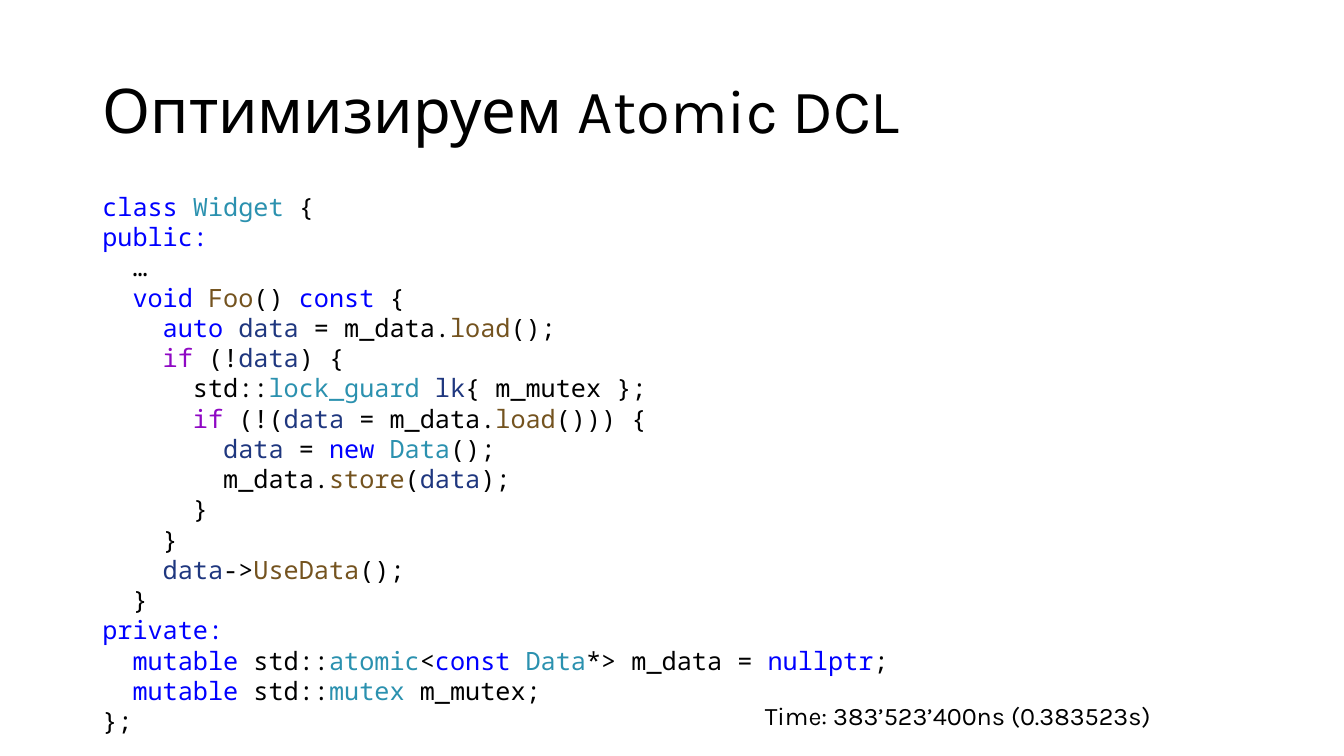
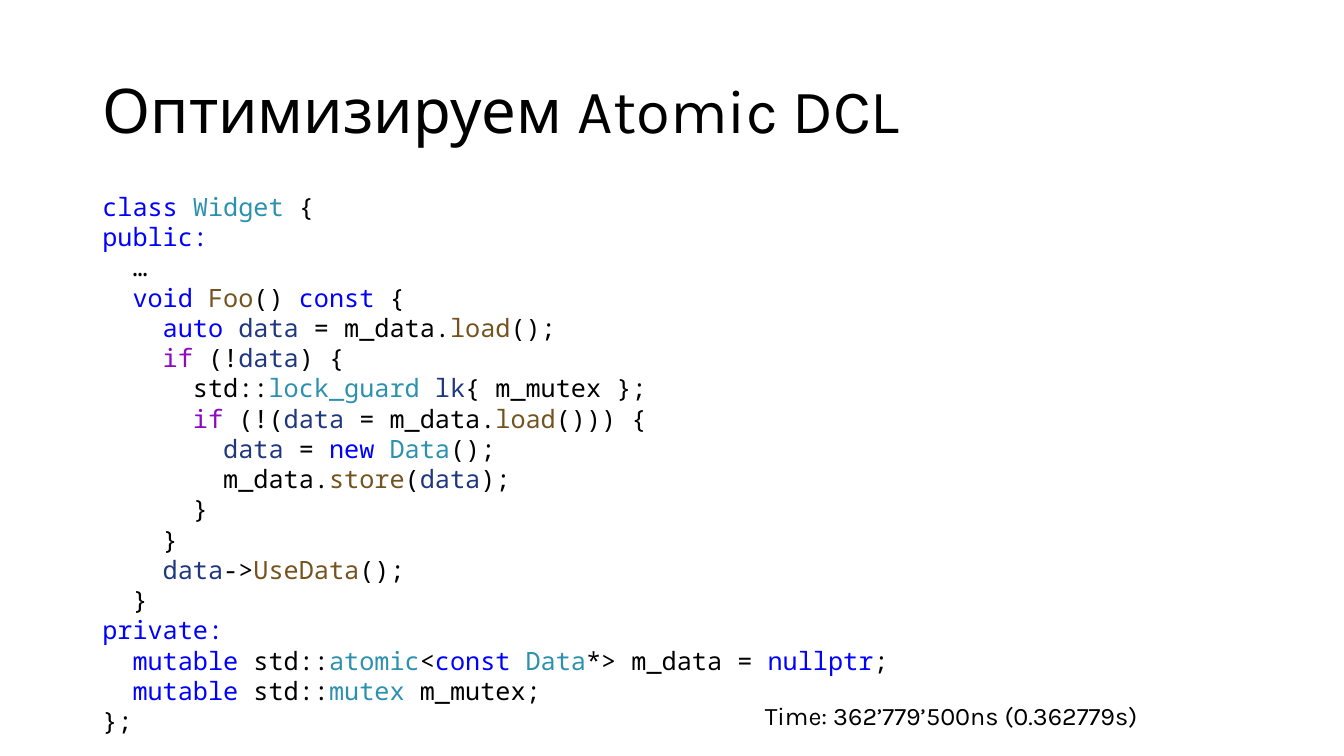
Before and after one commit to alexey-malov/pc, a slide deck: slide 31 of lectures/08/Модель памяти и атомарные операции.pptx (slide 32 before the commit). Drawn at 1344x756 pixels with LibreOffice and Linux fonts; fonts in the diff are those of the drawing. Boxes give left, top, right and bottom in pixels: in the first picture for what was removed or moved away, otherwise in the second. Text is boxed around its words. In the diff, an @@ line names an element or a change of style, - is before the commit and + after.

```diff
--- a/lectures/08/Модель памяти и атомарные операции.pptx
+++ b/lectures/08/Модель памяти и атомарные операции.pptx
@@ text at bbox=[765, 707, 1138, 728]: text changed @@
-Time: 383’523’400ns (0.383523s)
+Time: 362’779’500ns (0.362779s)
```
Also in this commit, not shown: 13 other slides changed, 1 slide added, 3 slides removed, 1 other file.
